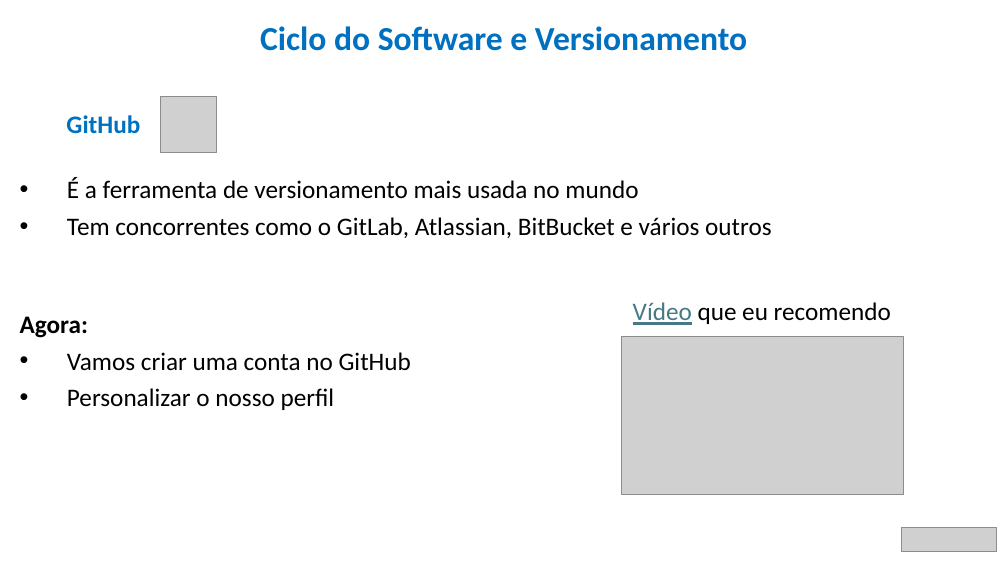
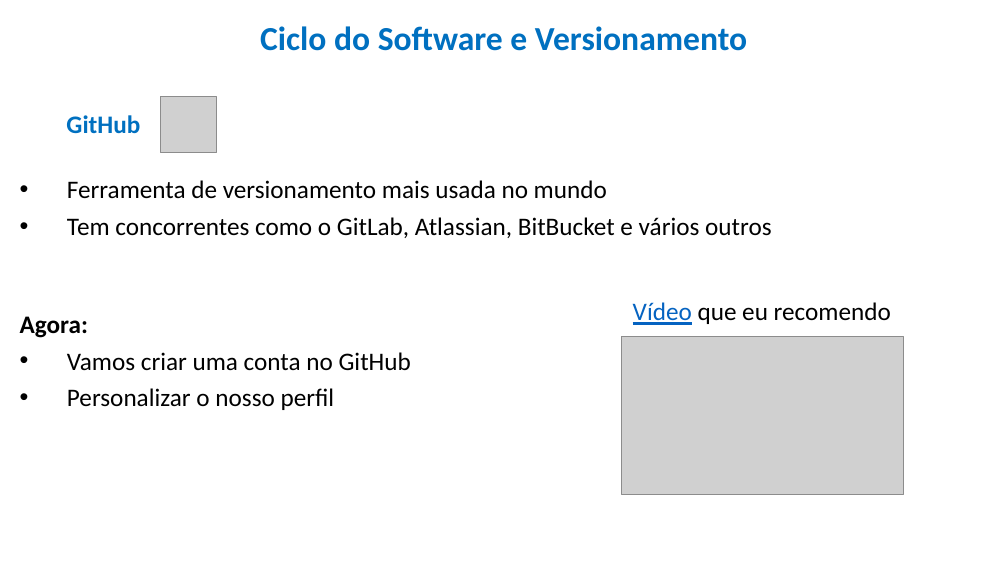
Before and after one commit to HenriqueDelegrego/ciclo-do-software-e-versionamento, a slide deck: slide 4 of 1) Ciclo do Software e Versionamento.pptx. Drawn at 1008x567 pixels with LibreOffice and Linux fonts; fonts in the diff are those of the drawing; grey boxes stand for pictures. Boxes give left, top, right and bottom in pixels: in the first picture for what was removed or moved away, otherwise in the second. Text is boxed around its words. In the diff, an @@ line names an element or a change of style, - is before the commit and + after.

```diff
--- a/1) Ciclo do Software e Versionamento.pptx
+++ b/1) Ciclo do Software e Versionamento.pptx
@@ text at (67,180,607,199): text changed @@
-• É a ferramenta de versionamento mais usada no mundo
+• Ferramenta de versionamento mais usada no mundo
@@ text "Vídeo que eu recomendo" at (633,302,891,325): text colour #467886 to #0563C1 in "Vídeo" @@
@@ picture removed at (901,527,997,551) @@
```
Also in this commit, not shown: 24 other slides changed, 1 slide added.
